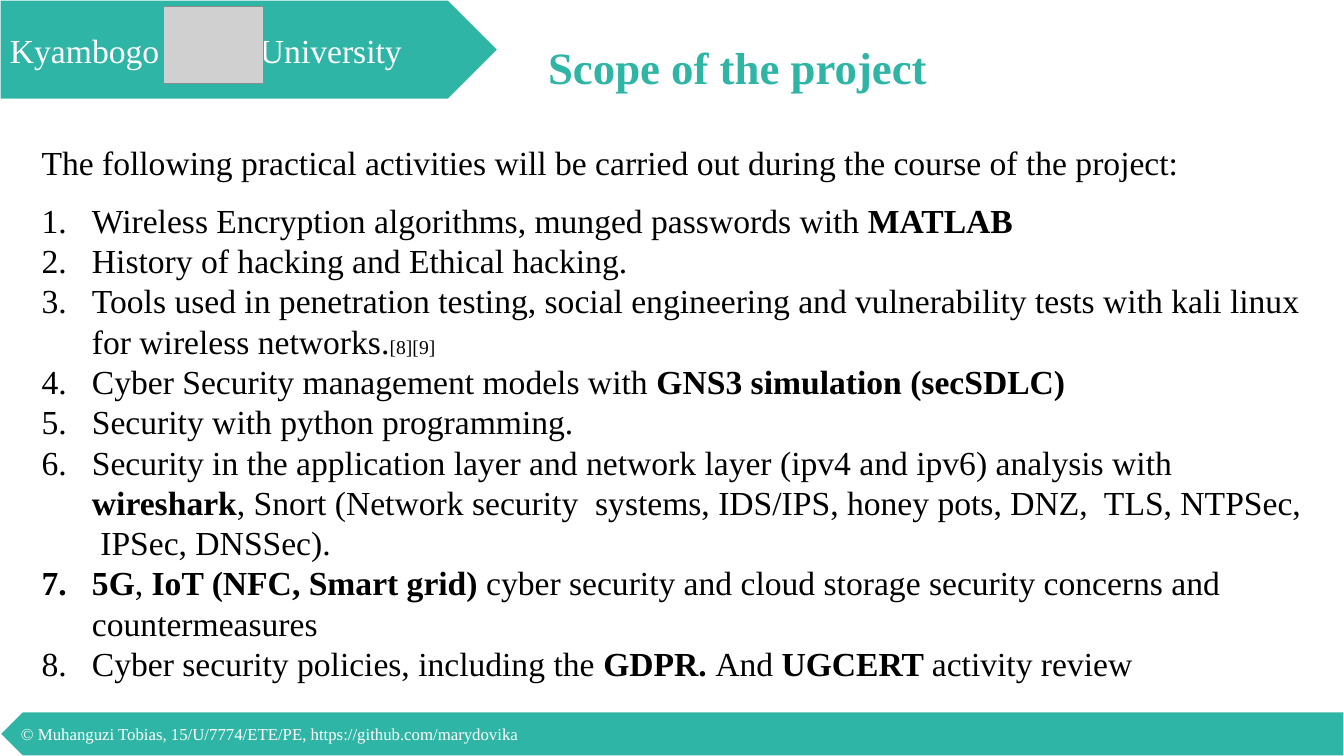
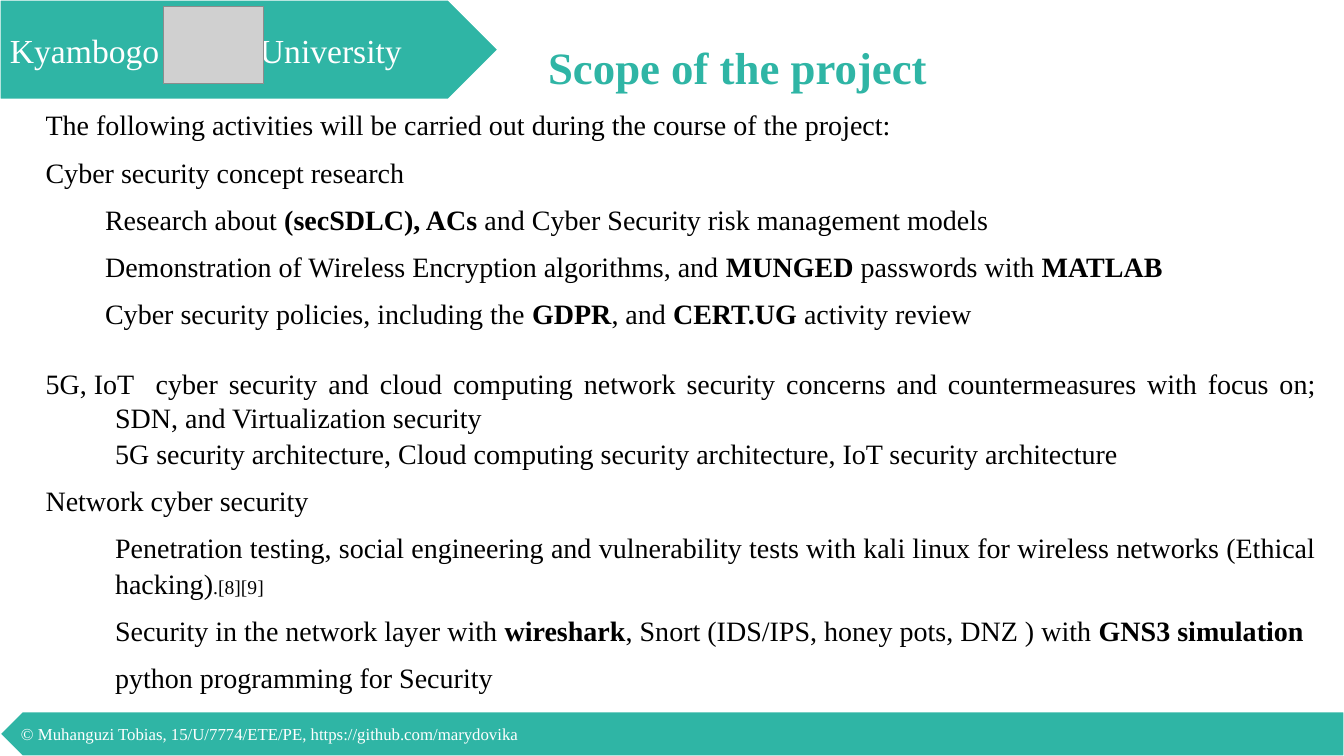
Before and after one commit to marydovika/Cyber-Security-Project-for-5G-IoT-Cloud-NFC, a slide deck: slide 9 of presentations/proposalPresentation.pptx (slide 15 before the commit). Drawn at 1344x756 pixels with LibreOffice and Linux fonts; fonts in the diff are those of the drawing; grey boxes stand for pictures. Boxes give left, top, right and bottom in pixels: in the first picture for what was removed or moved away, otherwise in the second. Text is boxed around its words. In the diff, an @@ line names an element or a change of style, - is before the commit and + after.

```diff
--- a/presentations/proposalPresentation.pptx
+++ b/presentations/proposalPresentation.pptx
@@ text at (46, 115, 1315, 694): text changed; size 24 to 20 pt @@
-The following practical activities will be carried out during the course of the project:
-1. Wireless Encryption algorithms, munged passwords with MATLAB
-2. History of hacking and Ethical hacking.
-3. Tools used in penetration testing, social engineering and vulnerability tests with kali linux for wireless networks.[8][9]
-4. Cyber Security management models with GNS3 simulation (secSDLC)
-5. Security with python programming.
-6. Security in the application layer and network layer (ipv4 and ipv6) analysis with wireshark, Snort (Network security systems, IDS/IPS, honey pots, DNZ, TLS, NTPSec, IPSec, DNSSec).
-7. 5G, IoT (NFC, Smart grid) cyber security and cloud storage security concerns and countermeasures
-8. Cyber security policies, including the GDPR. And UGCERT activity review
+The following activities will be carried out during the course of the project:
+Cyber security concept research
+Research about (secSDLC), ACs and Cyber Security risk management models
+Demonstration of Wireless Encryption algorithms, and MUNGED passwords with MATLAB
+Cyber security policies, including the GDPR, and CERT.UG activity review
+5G, IoT cyber security and cloud computing network security concerns and countermeasures with focus on; SDN, and Virtualization security
+5G security architecture, Cloud computing security architecture, IoT security architecture
+Network cyber security
+Penetration testing, social engineering and vulnerability tests with kali linux for wireless networks (Ethical hacking).[8][9]
+Security in the network layer with wireshark, Snort (IDS/IPS, honey pots, DNZ ) with GNS3 simulation
+python programming for Security
```
Also in this commit, not shown: 15 other slides changed, 11 slides removed.
